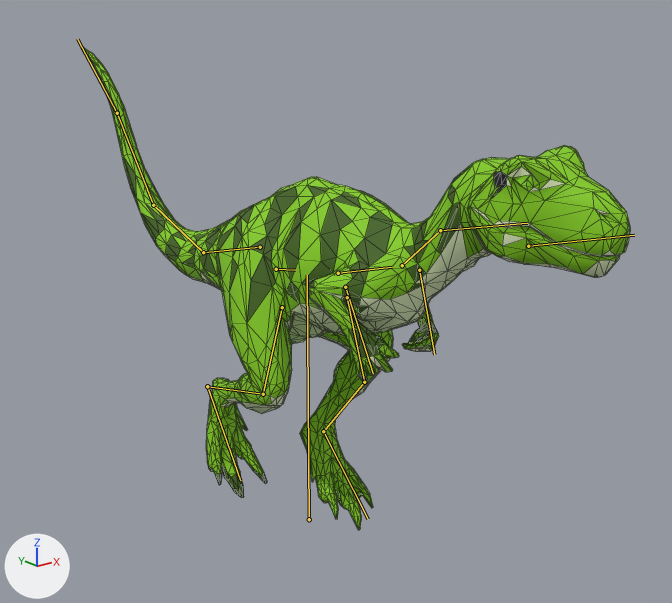
The glTF model packages/client/public/models/raptor.glb, before and after one commit.
Rendered twice from a 50 mm lens placed at (-1.83, -2.44, 1.8), pointed at (0.18, 0.07, 0.79). Lighting does not change. The marker at lower left points along +X, +Y and +Z. The older version comes first. Both versions are drawn at frame 0 of the action 'walk'; the numbers are the values there. The bones that bend it are drawn over the model as lines. Mesh edges are drawn as thin lines.

Names of what the first picture shows: 'raptor'.
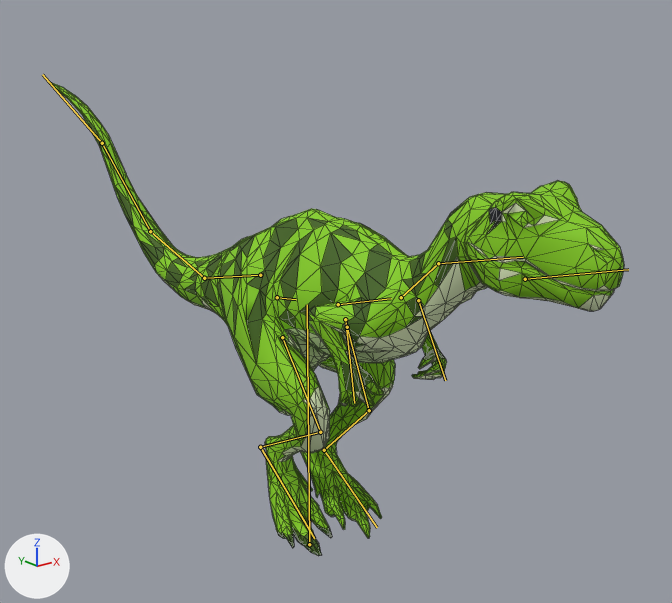
Boxes [x1, y1, x2, y2] around the edits, measured in the pictures (672 x 603 px):
'raptor', posed: before [82, 47, 630, 530]; after [49, 83, 624, 556]
bone 'root', root to tip: before (309, 519) to (307, 275); after (309, 544) to (307, 304)
bone 'spine', root to tip: before (338, 273) to (392, 267); after (338, 304) to (391, 298)
bone 'arm.L', root to tip: before (345, 287) to (373, 373); after (345, 319) to (354, 403)
bone 'arm.R', root to tip: before (419, 270) to (434, 354); after (418, 300) to (445, 380)
bone 'tail.2', root to tip: before (203, 252) to (153, 205); after (204, 278) to (150, 231)
bone 'tail.3', root to tip: before (153, 205) to (117, 113); after (150, 231) to (102, 143)
bone 'tail.4', root to tip: before (117, 113) to (77, 39); after (102, 143) to (42, 74)
bone 'thigh.L', root to tip: before (282, 307) to (263, 394); after (282, 337) to (320, 432)
bone 'shin.L', root to tip: before (263, 394) to (207, 386); after (320, 432) to (260, 447)
bone 'foot.L', root to tip: before (207, 386) to (240, 480); after (260, 447) to (314, 538)
bone 'thigh.R', root to tip: before (347, 297) to (364, 382); after (347, 327) to (369, 410)
bone 'shin.R', root to tip: before (364, 382) to (323, 431); after (369, 410) to (324, 450)
bone 'foot.R', root to tip: before (323, 431) to (368, 519); after (324, 450) to (377, 527)

The edits, one by one:
Bone 'root' (bone_root) moves from (0.0, 0.0, 0.0) to (0.0, -0.106, 0.0).
Bone 'spine' (bone_spine) turns from (-2, 0, 0) to (-1, 0, 0) degrees about its own x, y and z.
Bone 'arm.L' (bone_arm_l) turns from (0, 0, 0) to (-18, 0, 0) degrees about its own x, y and z.
Bone 'arm.R' (bone_arm_r) turns from (0, 0, 0) to (12, 0, 0) degrees about its own x, y and z.
Bone 'tail.2' (bone_tail_2) turns from (-1, 0, 0) to (0, 0, -3) degrees about its own x, y and z.
Bone 'tail.3' (bone_tail_3) turns from (-1, 0, 0) to (0, 0, -5) degrees about its own x, y and z.
Bone 'tail.4' (bone_tail_4) turns from (-1, 0, 0) to (0, 0, -5) degrees about its own x, y and z.
Bone 'thigh.L' (bone_thigh_l) turns from (0, 0, 0) to (48, 0, 14) degrees about its own x, y and z.
Bone 'shin.L' (bone_shin_l) turns from (-24, 0, 0) to (-60, 0, 0) degrees about its own x, y and z.
Bone 'foot.L' (bone_foot_l) turns from (0, 0, 0) to (9, 0, -7) degrees about its own x, y and z.
Bone 'thigh.R' (bone_thigh_r) turns from (0, 0, 0) to (5, 0, -1) degrees about its own x, y and z.
Bone 'shin.R' (bone_shin_r) turns from (-24, 0, 0) to (-35, 0, 0) degrees about its own x, y and z.
Bone 'foot.R' (bone_foot_r) turns from (0, 0, 0) to (18, 0, 1) degrees about its own x, y and z.
